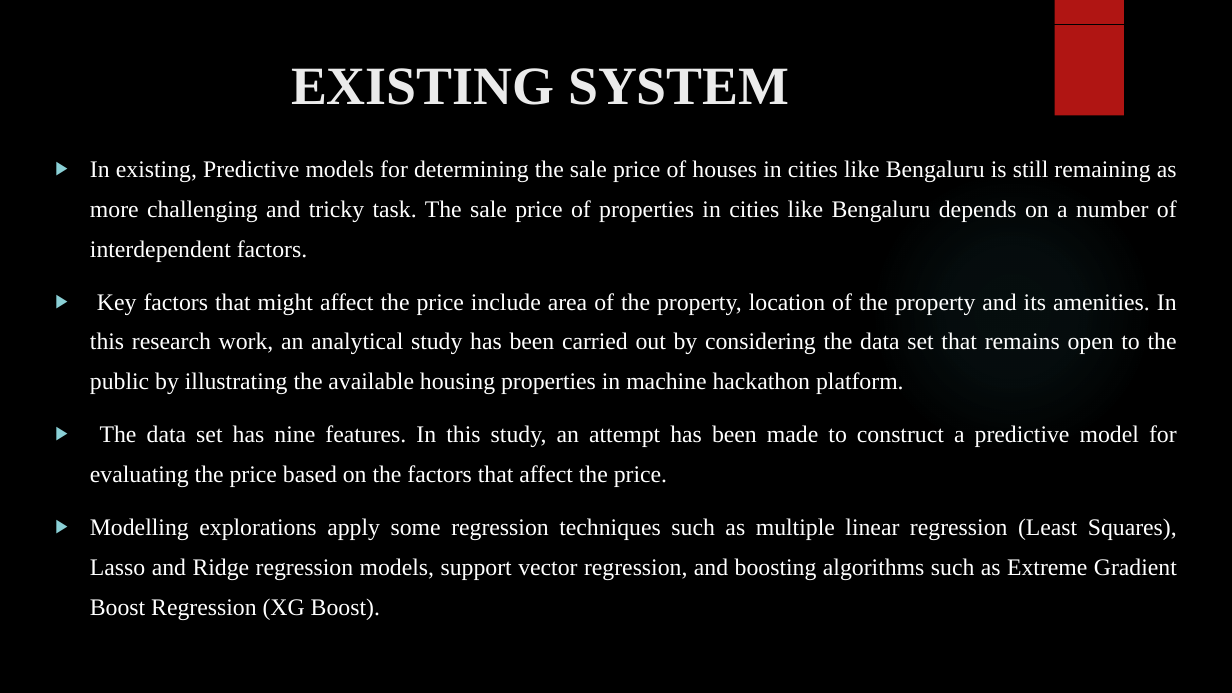
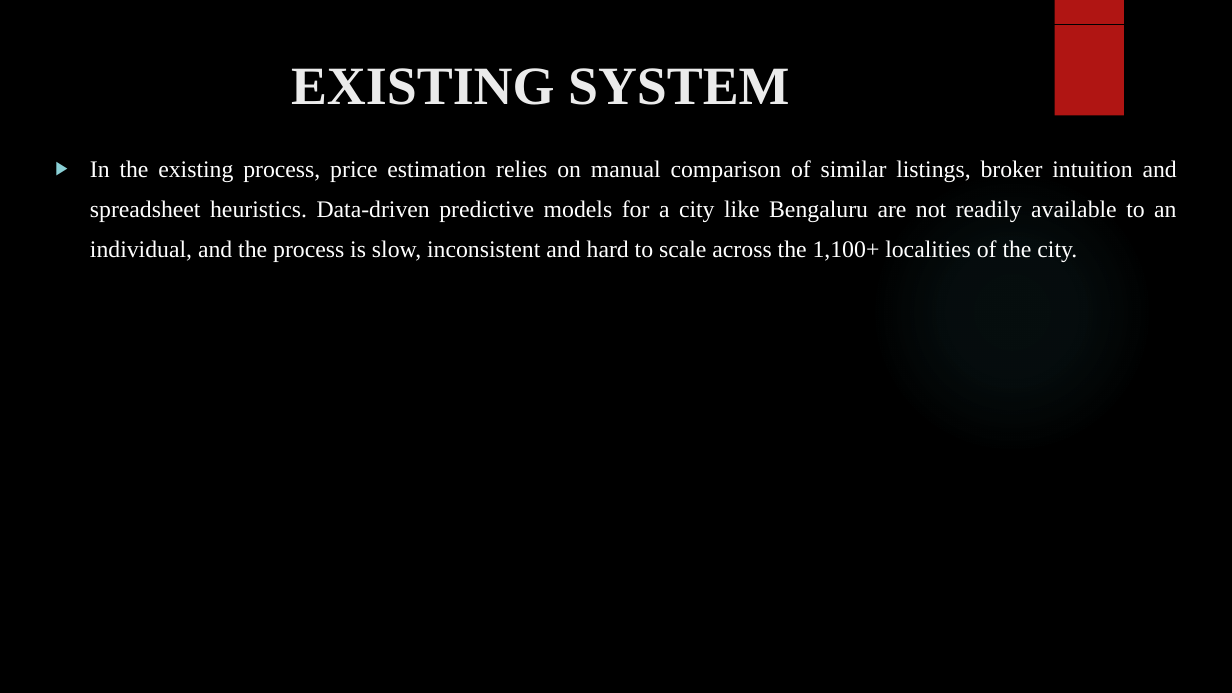
Before and after one commit to abustark/HOUSE-PRICE-PREDICTION-USING-MACHINE-LEARNING-ALGORITHMS, a slide deck: slide 4 of docs/House Price.pptx. Drawn at 1232x693 pixels with LibreOffice and Linux fonts; fonts in the diff are those of the drawing; background and template pictures are left out. Boxes give left, top, right and bottom in pixels: in the first picture for what was removed or moved away, otherwise in the second. Text is boxed around its words. In the diff, an @@ line names an element or a change of style, - is before the commit and + after.

```diff
--- a/docs/House Price.pptx
+++ b/docs/House Price.pptx
@@ text at <box>90,160,1177,262</box>: text changed @@
-▶ In existing, Predictive models for determining the sale price of houses in cities like Bengaluru is still remaining as more challenging and tricky task. The sale price of properties in cities like Bengaluru depends on a number of interdependent factors.
-▶ Key factors that might affect the price include area of the property, location of the property and its amenities. In this research work, an analytical study has been carried out by considering the data set that remains open to the public by illustrating the available housing properties in machine hackathon platform.
-▶ The data set has nine features. In this study, an attempt has been made to construct a predictive model for evaluating the price based on the factors that affect the price.
-▶ Modelling explorations apply some regression techniques such as multiple linear regression (Least Squares), Lasso and Ridge regression models, support vector regression, and boosting algorithms such as Extreme Gradient Boost Regression (XG Boost).
+▶ In the existing process, price estimation relies on manual comparison of similar listings, broker intuition and spreadsheet heuristics. Data-driven predictive models for a city like Bengaluru are not readily available to an individual, and the process is slow, inconsistent and hard to scale across the 1,100+ localities of the city.
```
Also in this commit, not shown: 19 other slides changed, 1 slide added, 1 slide removed, 1 other file.
